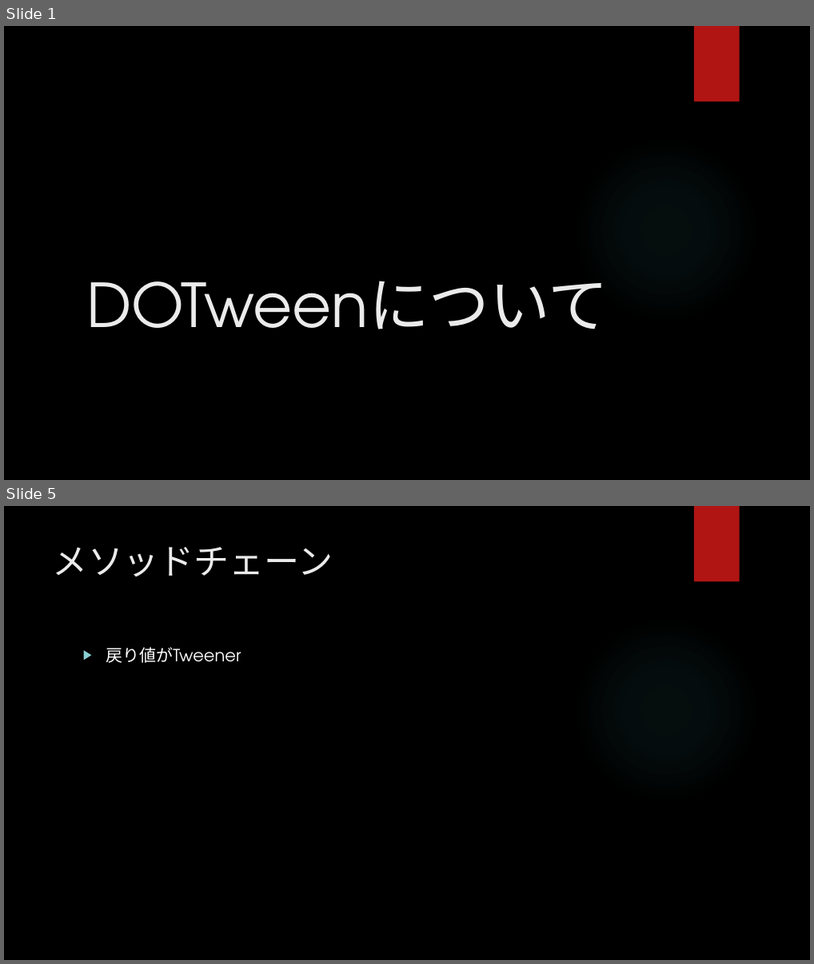
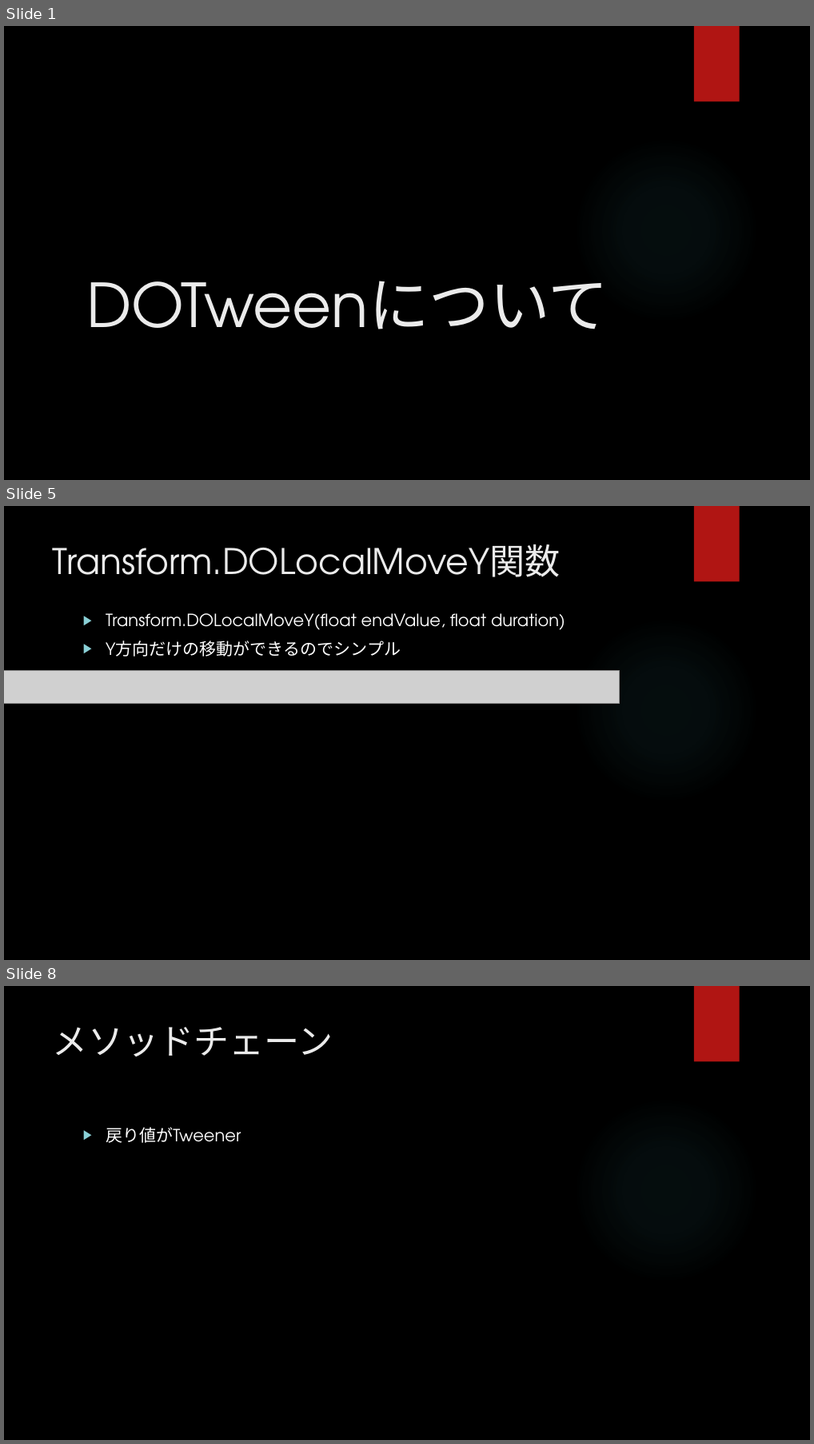
Before and after one commit to hopesnow/Study, a slide deck: RHStudy/Documents/プレゼンテーション1.pptx. Shown one above the other, each under a label of ours: slides 1 and 5 before the commit, slides 1, 5 and 8 after it; the slides between them are not shown. The pictures are 814x964 and 814x1444 pixels, drawn with LibreOffice and Linux fonts; fonts in the diff are those of the drawing; grey boxes stand for pictures; background and template pictures are left out. Boxes give left, top, right and bottom in pixels: in the first picture for what was removed or moved away, otherwise in the second. Text is boxed around its words. In the diff, an @@ line names an element or a change of style, - is before the commit and + after.

```diff
--- a/RHStudy/Documents/プレゼンテーション1.pptx
+++ b/RHStudy/Documents/プレゼンテーション1.pptx
@@ slide 5 added at [4, 506, 810, 960], background picture (left out); not listed: 2 template elements that a slide beside it also shows @@
@@ title added at [53, 544, 561, 577], 42 pt, text #EBEBEB @@
+Transform.DOLocalMoveY関数
@@ text added at [106, 613, 566, 656], 20 pt, text #FFFFFF @@
+▶ Transform.DOLocalMoveY(float endValue, float duration)
+▶ Y方向だけの移動ができるのでシンプル
@@ picture added at [4, 670, 619, 704] @@
@@ what was slide 5 is now slide 8 @@
```
Also in this commit, not shown: 4 slides changed, 1 other slide added, 1 other file.
